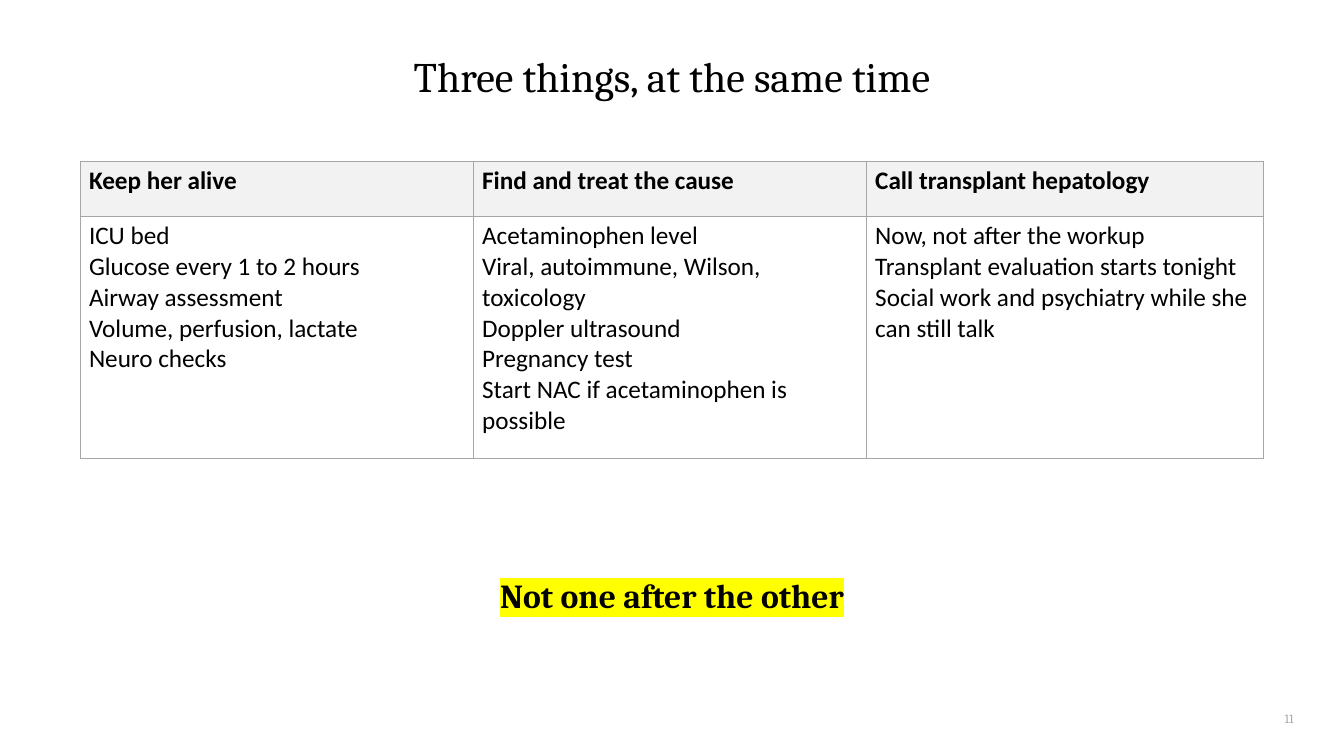
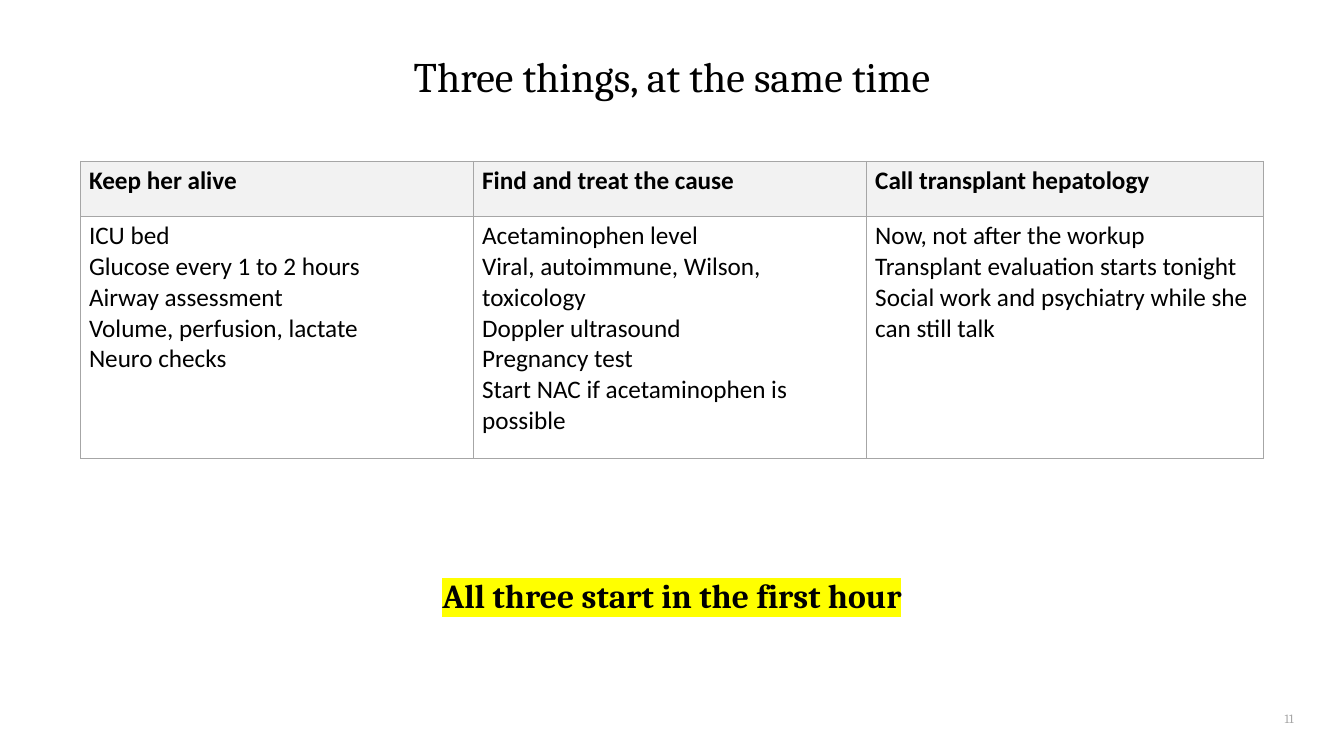
Before and after one commit to qaddodi/mohammad-almeqdadi-lectures, a slide deck: slide 11 of lectures/acute-liver-failure-aclf-in-icu/ALF and ACLF in the ICU.pptx. Drawn at 1344x756 pixels with LibreOffice and Linux fonts; fonts in the diff are those of the drawing. Boxes give left, top, right and bottom in pixels: in the first picture for what was removed or moved away, otherwise in the second. Text is boxed around its words. In the diff, an @@ line names an element or a change of style, - is before the commit and + after.

```diff
--- a/lectures/acute-liver-failure-aclf-in-icu/ALF and ACLF in the ICU.pptx
+++ b/lectures/acute-liver-failure-aclf-in-icu/ALF and ACLF in the ICU.pptx
@@ text at <box>442,577,902,616</box>: text changed @@
-Not one after the other
+All three start in the first hour
```
Also in this commit, not shown: 6 other slides changed, 1 other file.
